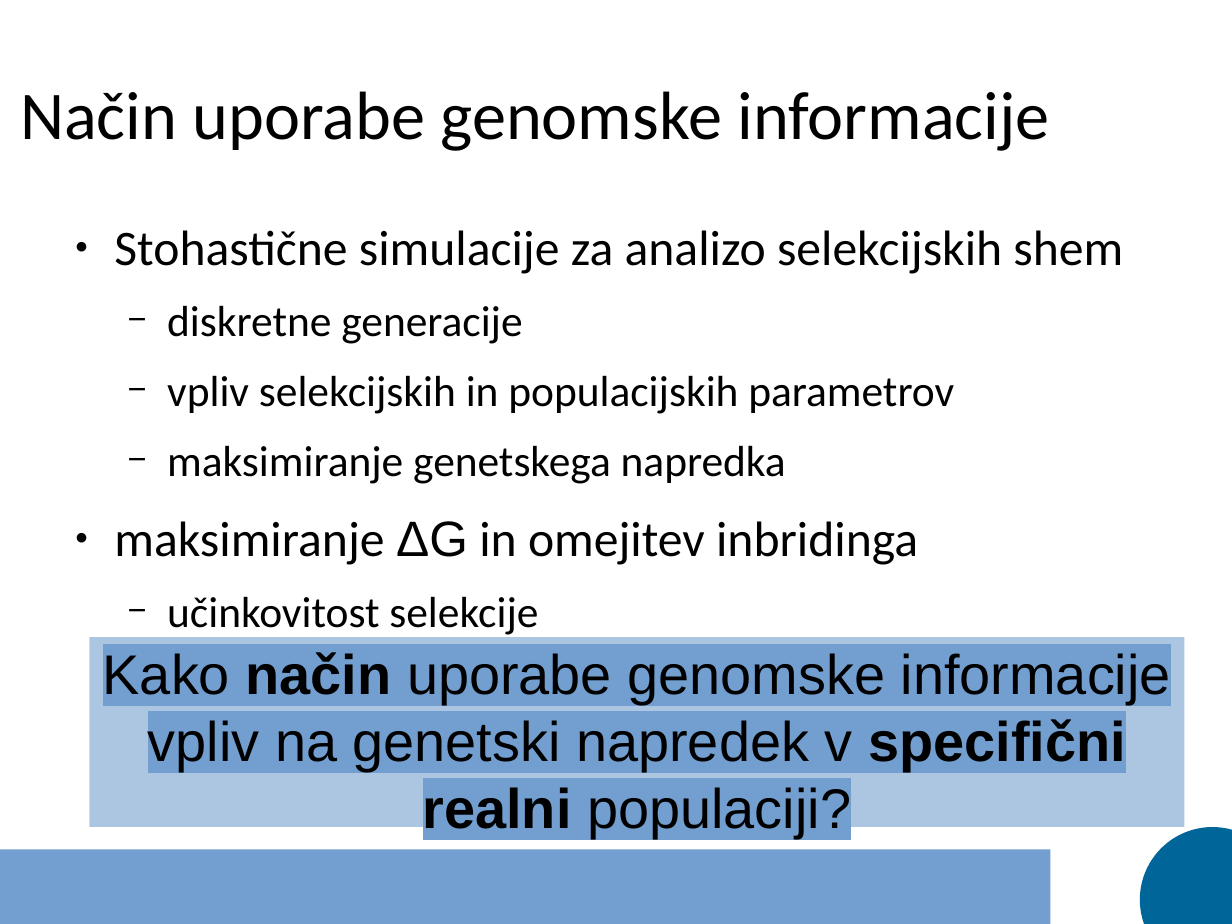
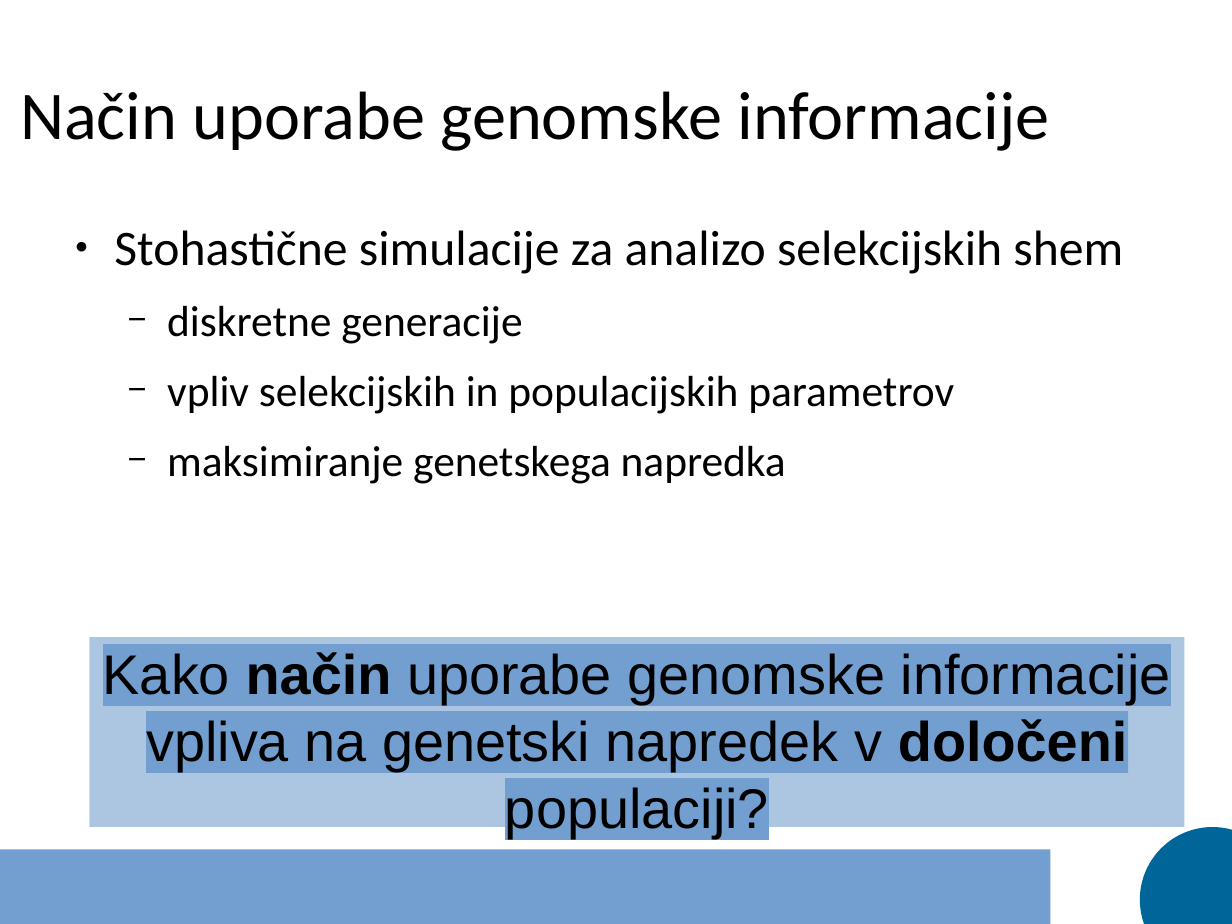
Before and after one commit to janaobsteter/Genotype_CODES, a slide deck: slide 9 of Predstavitev_dispozicija.odp. Drawn at 1232x924 pixels with LibreOffice and Linux fonts; fonts in the diff are those of the drawing. Boxes give left, top, right and bottom in pixels: in the first picture for what was removed or moved away, otherwise in the second. Text is boxed around its words. In the diff, an @@ line names an element or a change of style, - is before the commit and + after.

```diff
--- a/Predstavitev_dispozicija.odp
+++ b/Predstavitev_dispozicija.odp
@@ text at box(114, 521, 918, 639): paragraphs removed @@
-● maksimiranje ΔG in omejitev inbridinga
-  − učinkovitost selekcije
@@ text at box(103, 652, 1171, 838): text changed @@
-Kako način uporabe genomske informacije vpliv na genetski napredek v specifični realni populaciji?
+Kako način uporabe genomske informacije vpliva na genetski napredek v določeni populaciji?
```
Also in this commit, not shown: 3 other slides changed, 1 other file.
